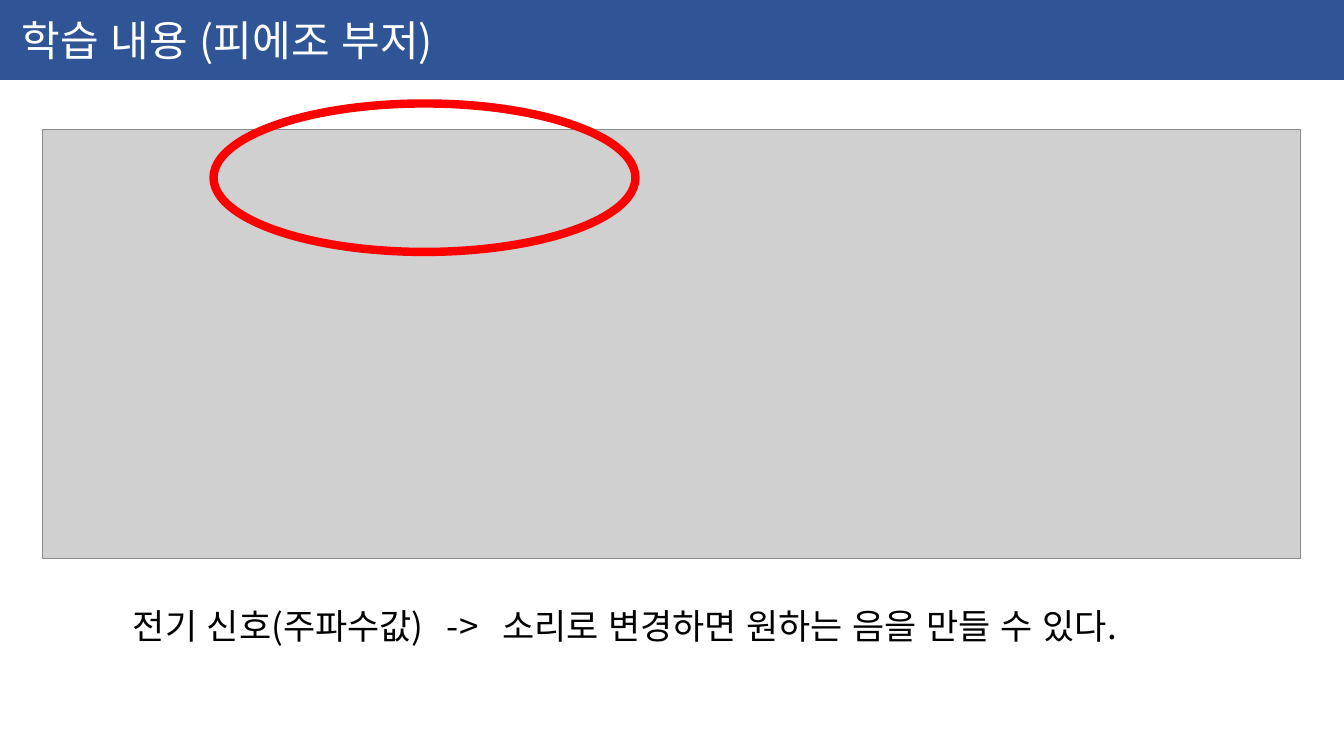
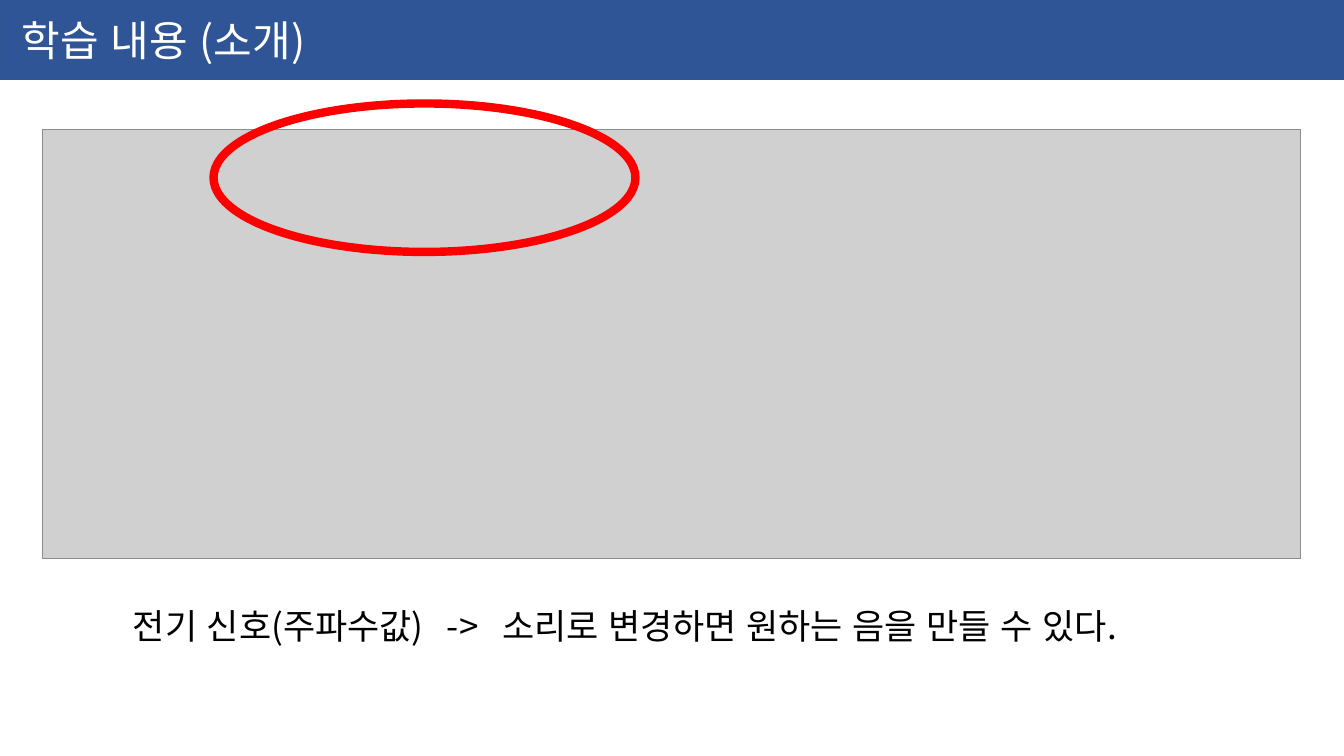
Before and after one commit to ssjf409/2020-yeonsu-highschool, a slide deck: slide 8 of 2020-06-10-연수고.pptx (slide 12 before the commit). Drawn at 1344x756 pixels with LibreOffice and Linux fonts; fonts in the diff are those of the drawing; grey boxes stand for pictures. Boxes give left, top, right and bottom in pixels: in the first picture for what was removed or moved away, otherwise in the second. Text is boxed around its words. In the diff, an @@ line names an element or a change of style, - is before the commit and + after.

```diff
--- a/2020-06-10-연수고.pptx
+++ b/2020-06-10-연수고.pptx
@@ text in rectangle at box(22, 21, 306, 64): text changed @@
-학습 내용 (피에조 부저)
+학습 내용 (소개)
```
Also in this commit, not shown: 2 other slides changed, 1 slide added.
